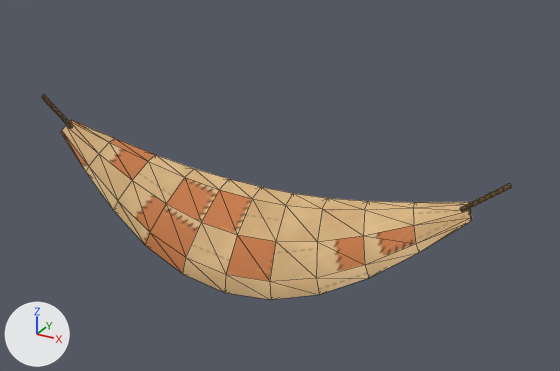
The glTF model public/assets/world/hammock/model.glb: old version first, new version second.
One viewpoint serves both versions: a 50 mm camera at (2.46, -3.96, 2.72) aimed at (0.24, 0.08, 0.7). Lighting does not change. The marker at lower left points along +X, +Y and +Z. The older version comes first. Mesh edges are drawn as thin lines. Vertices at exactly the same position are counted once.

Names of what the first picture shows: 'hammock'.
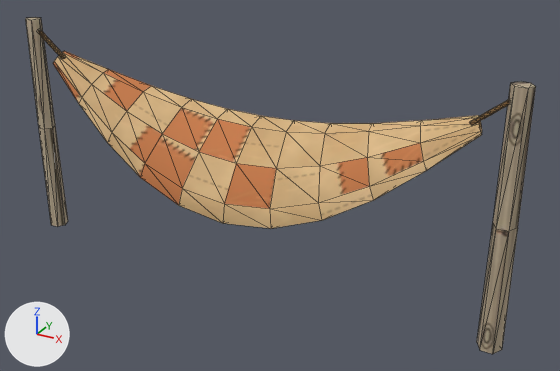
Patch to the scene script:
```diff
--- a/public/assets/world/hammock/model.glb.py
+++ b/public/assets/world/hammock/model.glb.py
@@ me_hammock @@
 # used by ob_hammock; location = (0.0, 0.0, 0.523); scale = (1.71, 1.71, 1.71)
-me_hammock.from_pydata(...)  # 160 vertices, 296 faces; spans x -1.0..1.0, y -0.15..0.15, z -0.31..0.31
+me_hammock.from_pydata(...)  # 196 vertices, 352 faces; spans x -1.0..1.0, y -0.14..0.14, z -0.45..0.45
+# me_hammock part 1: the loose piece of 88 vertices spanning x -0.89..0.89, y -0.15..0.15, z -0.31..0.21 is scaled about its middle by 0.962, then moved by (0.0, 0.0, 0.14)
+# me_hammock part 2: the loose piece of 36 vertices spanning x -1.0..-0.84, y -0.01..0.01, z 0.18..0.31 is moved by (0.04, 0.0, 0.12)
+# me_hammock part 3: the loose piece of 36 vertices spanning x 0.84..1.0, y -0.01..0.01, z 0.18..0.31 is moved by (-0.03, 0.0, 0.12)
+# me_hammock part 4: a new loose piece of 18 vertices spanning x -1.0..-0.92, y -0.03..0.03, z -0.45..0.45, in mat_cove_atlas
+# me_hammock part 5: a new loose piece of 18 vertices spanning x 0.91..1.0, y -0.04..0.03, z -0.45..0.45, in mat_cove_atlas
 me_hammock.materials.append(mat_cove_atlas_ds)
@@ ob_hammock @@
 ob_hammock = bpy.data.objects.new('hammock', me_hammock)
-ob_hammock.location = (0.0, 0.0, 0.523)
-ob_hammock.scale = (1.71, 1.71, 1.71)
+ob_hammock.location = (0.0, 0.0, 0.8)
+ob_hammock.scale = (1.77, 1.77, 1.77)
```

Changed parts and their boxes [x1, y1, x2, y2] in the pictures (560 x 371 px; the box of a moved part takes in the faces that stretch with it):
'hammock', reshaped, moved, rescaled (8% wider, 64% taller): before [41, 95, 512, 300]; after [26, 17, 536, 354]
part 1 of me_hammock, moved or reshaped: before [61, 120, 472, 300]; after [53, 51, 482, 228]
part 2 of me_hammock, moved or reshaped: before [41, 95, 73, 128]; after [39, 31, 65, 59]
part 3 of me_hammock, moved or reshaped: before [460, 183, 512, 212]; after [470, 100, 509, 125]
part 4 of me_hammock, added (brown): after [26, 17, 68, 226]
part 5 of me_hammock, added (brown): after [477, 82, 536, 354]
